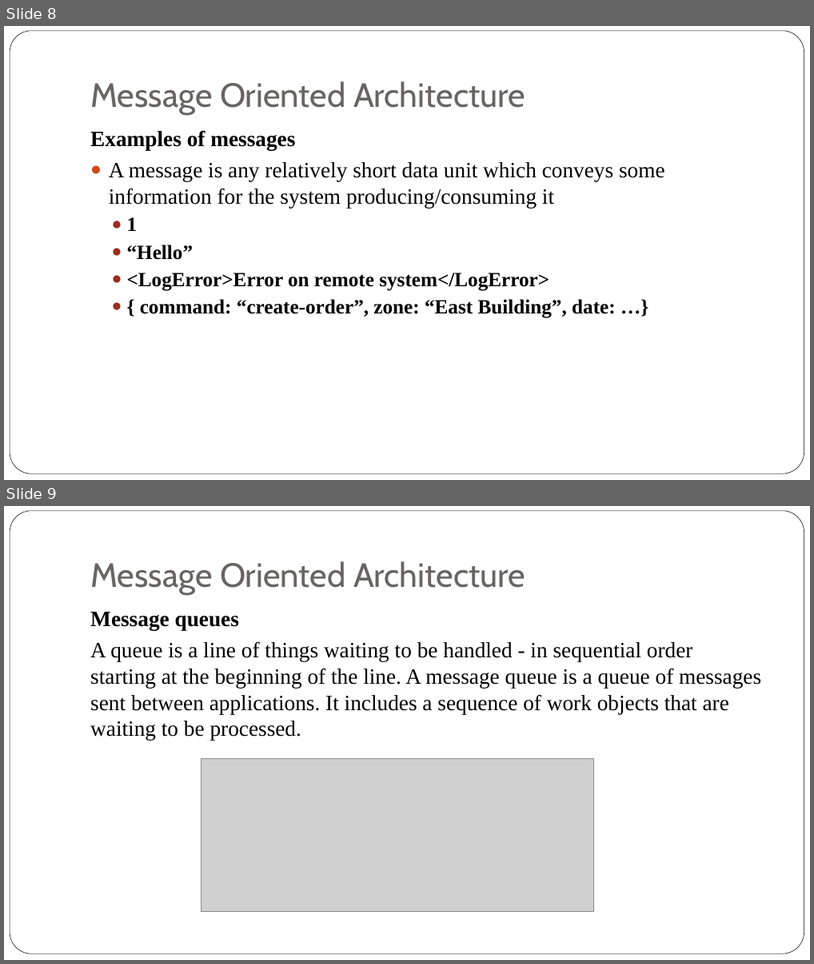
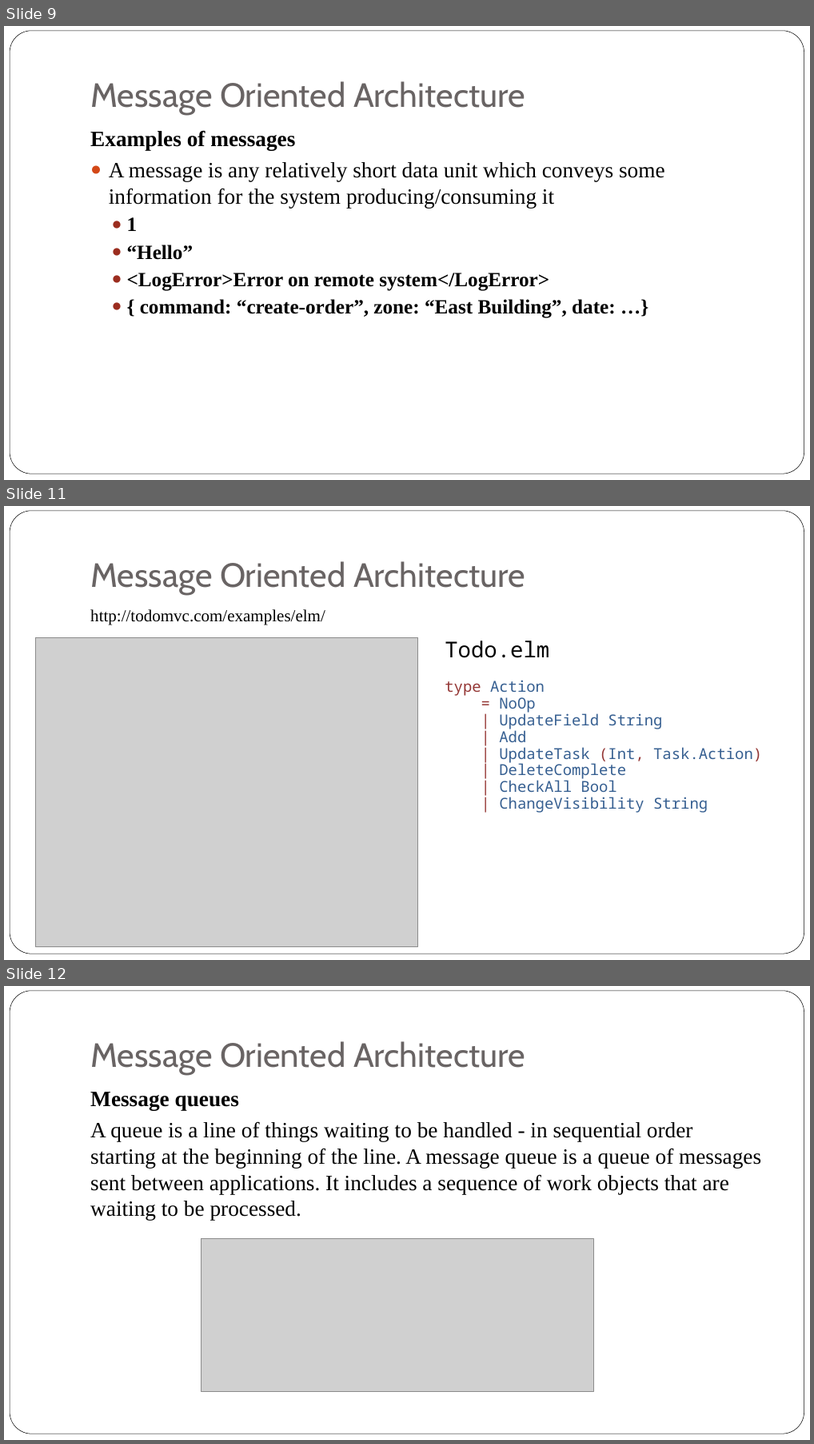
Before and after one commit to iskandersierra/DevSharp, a slide deck: Docs/Distributed Architecture.pptx. Shown one above the other, each under a label of ours: slides 8 and 9 before the commit, slides 9, 11 and 12 after it; the slides between them are not shown. The pictures are 814x964 and 814x1444 pixels, drawn with LibreOffice and Linux fonts; fonts in the diff are those of the drawing; grey boxes stand for pictures. Boxes give left, top, right and bottom in pixels: in the first picture for what was removed or moved away, otherwise in the second. Text is boxed around its words. In the diff, an @@ line names an element or a change of style, - is before the commit and + after.

```diff
--- a/Docs/Distributed Architecture.pptx
+++ b/Docs/Distributed Architecture.pptx
@@ slide 11 added at (4, 506, 810, 960), background #FFFFFF; not listed: 1 template element that a slide beside it also shows @@
@@ title added at (90, 561, 526, 595), 40 pt, text #696464 @@
+Message Oriented Architecture
@@ text added at (90, 609, 326, 625), 20 pt, text #000000 @@
+http://todomvc.com/examples/elm/
@@ picture added at (35, 637, 418, 947) @@
@@ text added at (445, 640, 762, 812), 18 pt, text #365F91 @@
+Todo.elm
+type Action
+= NoOp
+| UpdateField String
+| Add
+| UpdateTask (Int, Task.Action)
+| DeleteComplete
+| CheckAll Bool
+| ChangeVisibility String
@@ what was slide 8 is now slide 9 @@
@@ what was slide 9 is now slide 12 @@
```
Also in this commit, not shown: 6 slides changed, 6 other slides added, 3 slides removed.
